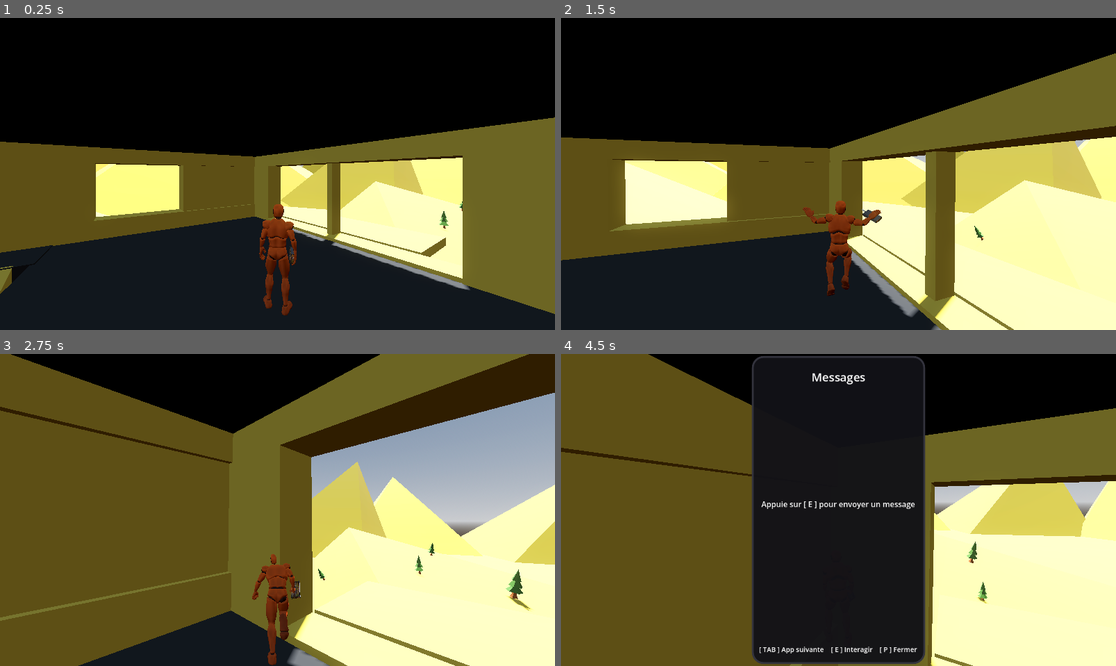
Above: before the commit, frames 1-4 (two rows, left to right).
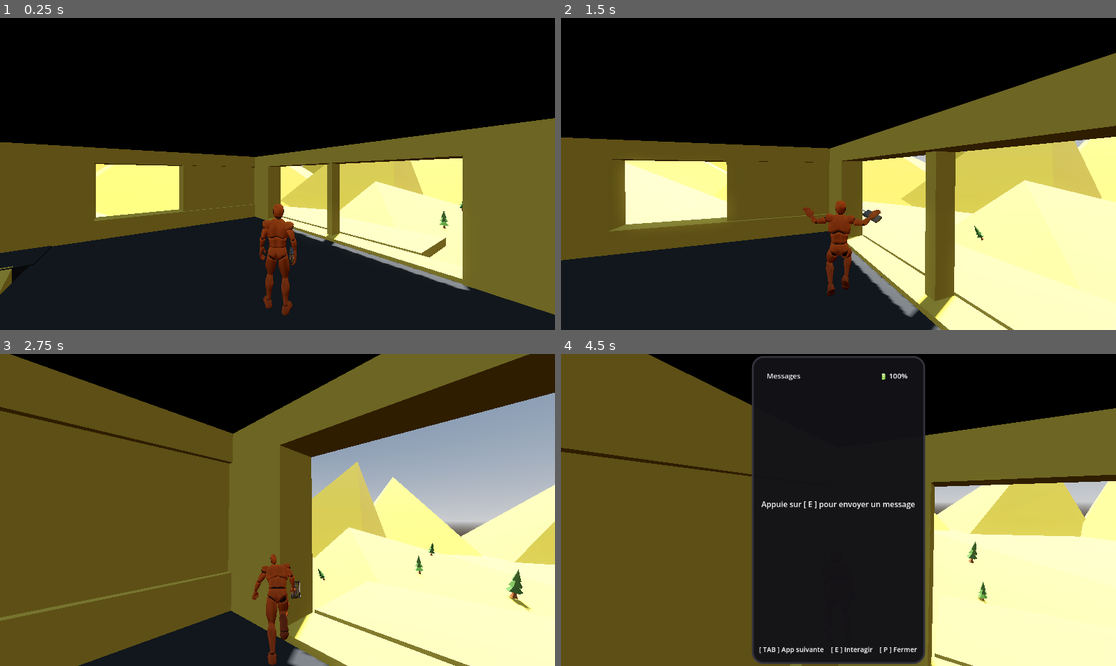
Above: after the commit, the same moments.

Repository: thewasmans/IGU-Summer-Jam-2026
Game: Godot game, scene res://scenes/main.tscn
Same seed, same stepped clock (60 frames per second), same inputs: the game is played once before the commit and once after it.
Inputs (mouse positions are in pixels of both pictures, inside the frame that each line leads up to):
- Up to frame 1 (0.25 s): no input
- Up to frame 2 (1.5 s): tap Enter at 0.5 s; move the mouse to (866, 174) at 0.52 s; hold E (action_interract) 0.53-1.28 s; hold W (action_forward) from 0.53 s (still down); click (866, 174) at 0.67 s; tap Space (jump) at 0.77 s; move the mouse to (810, 174) at 1.27 s; tap V (camera_mode_switch) at 1.35 s; click (810, 174) at 1.42 s
- Up to frame 3 (2.75 s): keep holding W (action_forward); tap Space (jump) at 1.52 s; move the mouse to (288, 503) at 2.02 s; hold Shift (sprint) from 2.03 s (still down); click (288, 503) at 2.17 s
- Up to frame 4 (4.5 s): keep holding W (action_forward); move the mouse to (832, 516) at 2.77 s; release Shift (sprint) at 2.78 s; tap Alt (walk) at 2.85 s; click (832, 516) at 2.92 s; tap Space (jump) at 3.02, 3.77, 4.25 s; move the mouse to (877, 513) at 3.52 s; tap P at 3.6 s; click (877, 513) at 3.67 s; move the mouse to (794, 506) at 4.27 s; tap Tab at 4.35 s; click (794, 506) at 4.42 s

The runs differ from the first frame. In frame 1, 0.6% of the frame differs, in the area x 0-100%, y 31-96%; in frame 2, 0.1%; in frame 3, less than 0.1%; in frame 4, 0.3%.

Commit message:
feat: add messages sms interractions

Diff:
--- a/content/prefabs/ui/phone.tscn
+++ b/content/prefabs/ui/phone.tscn
@@ -1,22 +1,24 @@
-[gd_scene format=3]
-
-[ext_resource type="Script" path="res://scripts/ui/phone_ui.gd" id="1_phoneui"]
+[gd_scene format=3 uid="uid://dhdv3e54beb3k"]
+
+[ext_resource type="Script" uid="uid://bf6m0yt38m0cb" path="res://scripts/ui/phone_ui.gd" id="1_phoneui"]
 [ext_resource type="Script" path="res://scripts/ui/phone_app.gd" id="2_homeapp"]
 [ext_resource type="Script" path="res://scripts/ui/phone_messages_app.gd" id="3_msgapp"]
+[ext_resource type="Script" uid="uid://vrrm36kqn1d7" path="res://scripts/ui/phone_secours_app.gd" id="4_secoursapp"]
+[ext_resource type="Script" path="res://scripts/ui/phone_geoloc_app.gd" id="5_geolocapp"]
 
 [sub_resource type="StyleBoxFlat" id="StyleBoxFlat_body"]
 bg_color = Color(0.07, 0.07, 0.09, 0.96)
-corner_radius_top_left = 24
-corner_radius_top_right = 24
-corner_radius_bottom_right = 24
-corner_radius_bottom_left = 24
 border_width_left = 4
 border_width_top = 4
 border_width_right = 4
 border_width_bottom = 4
 border_color = Color(0.2, 0.2, 0.24, 1)
-
-[node name="PhoneUI" type="Control" node_paths=PackedStringArray("app_name_label", "home_app", "messages_app")]
+corner_radius_top_left = 24
+corner_radius_top_right = 24
+corner_radius_bottom_right = 24
+corner_radius_bottom_left = 24
+
+[node name="PhoneUI" type="Control" unique_id=1887879878 node_paths=PackedStringArray("app_name_label", "home_app", "messages_app", "secours_app", "geoloc_app", "geoloc_icon")]
 layout_mode = 3
 anchors_preset = 15
 anchor_right = 1.0
@@ -25,11 +27,14 @@
 grow_vertical = 2
 mouse_filter = 2
 script = ExtResource("1_phoneui")
-app_name_label = NodePath("Body/Header")
+app_name_label = NodePath("Body/VBoxContainer/Header")
 home_app = NodePath("Body/Apps/Home")
 messages_app = NodePath("Body/Apps/Messages")
-
-[node name="Body" type="Panel" parent="."]
+secours_app = NodePath("Body/Apps/Secours")
+geoloc_app = NodePath("Body/Apps/Geoloc")
+geoloc_icon = NodePath("Body/VBoxContainer/GeolocIcon")
+
+[node name="Body" type="Panel" parent="." unique_id=582610286]
 layout_mode = 1
 anchors_preset = 8
 anchor_left = 0.5
@@ -45,19 +50,45 @@
 mouse_filter = 2
 theme_override_styles/panel = SubResource("StyleBoxFlat_body")
 
-[node name="Header" type="Label" parent="Body"]
-layout_mode = 1
-anchors_preset = 10
-anchor_right = 1.0
+[node name="VBoxContainer" type="HBoxContainer" parent="Body" unique_id=1062184125]
+layout_mode = 1
+offset_left = 12.0
 offset_top = 24.0
-offset_bottom = 64.0
-grow_horizontal = 2
-theme_override_font_sizes/font_size = 24
-text = "Accueil"
-horizontal_alignment = 1
-vertical_alignment = 1
-
-[node name="Apps" type="Control" parent="Body"]
+offset_right = 348.0
+offset_bottom = 58.0
+
+[node name="Header" type="Label" parent="Body/VBoxContainer" unique_id=1371267853]
+layout_mode = 2
+size_flags_horizontal = 3
+theme_override_font_sizes/font_size = 15
+text = "🧭"
+horizontal_alignment = 1
+vertical_alignment = 1
+
+[node name="GeolocIcon" type="Label" parent="Body/VBoxContainer"]
+layout_mode = 2
+theme_override_font_sizes/font_size = 15
+text = "📍"
+horizontal_alignment = 1
+vertical_alignment = 1
+visible = false
+
+[node name="Header2" type="Label" parent="Body/VBoxContainer" unique_id=102440066]
+layout_mode = 2
+size_flags_horizontal = 3
+theme_override_font_sizes/font_size = 15
+horizontal_alignment = 1
+vertical_alignment = 1
+
+[node name="Header3" type="Label" parent="Body/VBoxContainer" unique_id=116720696]
+layout_mode = 2
+size_flags_horizontal = 3
+theme_override_font_sizes/font_size = 15
+text = " 🔋 100%"
+horizontal_alignment = 1
+vertical_alignment = 1
+
+[node name="Apps" type="Control" parent="Body" unique_id=876452269]
 layout_mode = 1
 anchors_preset = 15
 anchor_right = 1.0
@@ -68,7 +99,7 @@
 grow_vertical = 2
 mouse_filter = 2
 
-[node name="Home" type="Control" parent="Body/Apps" node_paths=PackedStringArray()]
+[node name="Home" type="Control" parent="Body/Apps" unique_id=2112276678]
 layout_mode = 1
 anchors_preset = 15
 anchor_right = 1.0
@@ -79,7 +110,7 @@
 script = ExtResource("2_homeapp")
 app_name = "Accueil"
 
-[node name="Label" type="Label" parent="Body/Apps/Home"]
+[node name="Label" type="Label" parent="Body/Apps/Home" unique_id=1688298051]
 layout_mode = 1
 anchors_preset = 15
 anchor_right = 1.0
@@ -91,7 +122,7 @@
 vertical_alignment = 1
 autowrap_mode = 2
 
-[node name="Messages" type="Control" parent="Body/Apps" node_paths=PackedStringArray("message_label", "hint_label")]
+[node name="Messages" type="Control" parent="Body/Apps" unique_id=310802204 node_paths=PackedStringArray("message_label", "hint_label")]
 layout_mode = 1
 anchors_preset = 15
 anchor_right = 1.0
@@ -100,11 +131,11 @@
 grow_vertical = 2
 mouse_filter = 2
 script = ExtResource("3_msgapp")
-app_name = "Messages"
 message_label = NodePath("MessageLabel")
 hint_label = NodePath("HintLabel")
-
-[node name="MessageLabel" type="Label" parent="Body/Apps/Messages"]
+app_name = "Messages"
+
+[node name="MessageLabel" type="Label" parent="Body/Apps/Messages" unique_id=1429997279]
 layout_mode = 1
 anchors_preset = 15
 anchor_right = 1.0
@@ -117,7 +148,7 @@
 vertical_alignment = 1
 autowrap_mode = 2
 
-[node name="HintLabel" type="Label" parent="Body/Apps/Messages"]
+[node name="HintLabel" type="Label" parent="Body/Apps/Messages" unique_id=365379855]
 layout_mode = 1
 anchors_preset = 12
 anchor_top = 1.0
@@ -127,11 +158,91 @@
 grow_horizontal = 2
 grow_vertical = 0
 theme_override_font_sizes/font_size = 14
-text = ""
-horizontal_alignment = 1
-vertical_alignment = 1
-
-[node name="Footer" type="Label" parent="Body"]
+horizontal_alignment = 1
+vertical_alignment = 1
+
+[node name="Secours" type="Control" parent="Body/Apps" unique_id=1590433112 node_paths=PackedStringArray("message_label", "hint_label")]
+layout_mode = 1
+anchors_preset = 15
+anchor_right = 1.0
+anchor_bottom = 1.0
+grow_horizontal = 2
+grow_vertical = 2
+mouse_filter = 2
+script = ExtResource("4_secoursapp")
+delay_per_character = 0.1
+max_delay = 10.0
+message_label = NodePath("MessageLabel")
+hint_label = NodePath("HintLabel")
+app_name = "Secours"
+
+[node name="MessageLabel" type="Label" parent="Body/Apps/Secours" unique_id=1506889876]
+layout_mode = 1
+anchors_preset = 15
+anchor_right = 1.0
+anchor_bottom = 1.0
+offset_bottom = -40.0
+grow_horizontal = 2
+grow_vertical = 2
+text = "Aucun réseau disponible"
+horizontal_alignment = 1
+vertical_alignment = 1
+autowrap_mode = 2
+
+[node name="HintLabel" type="Label" parent="Body/Apps/Secours" unique_id=1872980262]
+layout_mode = 1
+anchors_preset = 12
+anchor_top = 1.0
+anchor_right = 1.0
+anchor_bottom = 1.0
+offset_top = -40.0
+grow_horizontal = 2
+grow_vertical = 0
+theme_override_font_sizes/font_size = 14
+text = "Indisponible"
+horizontal_alignment = 1
+vertical_alignment = 1
+
+[node name="Geoloc" type="Control" parent="Body/Apps" node_paths=PackedStringArray("message_label", "hint_label")]
+layout_mode = 1
+anchors_preset = 15
+anchor_right = 1.0
+anchor_bottom = 1.0
+grow_horizontal = 2
+grow_vertical = 2
+mouse_filter = 2
+script = ExtResource("5_geolocapp")
+message_label = NodePath("MessageLabel")
+hint_label = NodePath("HintLabel")
+app_name = "Géolocalisation"
+
+[node name="MessageLabel" type="Label" parent="Body/Apps/Geoloc"]
+layout_mode = 1
+anchors_preset = 15
+anchor_right = 1.0
+anchor_bottom = 1.0
+offset_bottom = -40.0
+grow_horizontal = 2
+grow_vertical = 2
+text = "Appuie sur [ E ] pour activer la géolocalisation"
+horizontal_alignment = 1
+vertical_alignment = 1
+autowrap_mode = 2
+
+[node name="HintLabel" type="Label" parent="Body/Apps/Geoloc"]
+layout_mode = 1
+anchors_preset = 12
+anchor_top = 1.0
+anchor_right = 1.0
+anchor_bottom = 1.0
+offset_top = -40.0
+grow_horizontal = 2
+grow_vertical = 0
+theme_override_font_sizes/font_size = 14
+horizontal_alignment = 1
+vertical_alignment = 1
+
+[node name="Footer" type="Label" parent="Body" unique_id=118428970]
 layout_mode = 1
 anchors_preset = 12
 anchor_top = 1.0
--- /dev/null
+++ b/data/new_resource.tres
@@ -0,0 +1,7 @@
+[gd_resource type="Resource" script_class="Dialogue" format=3 uid="uid://bxmmcaq3fkqsx"]
+
+[ext_resource type="Script" uid="uid://dgkt1fcechioc" path="res://scripts/data/dialogue.gd" id="1_q4uwo"]
+
+[resource]
+script = ExtResource("1_q4uwo")
+metadata/_custom_type_script = "uid://dgkt1fcechioc"
--- a/scenes/main.tscn
+++ b/scenes/main.tscn
@@ -72,7 +72,7 @@
 [node name="Global" type="Node" parent="." unique_id=1992404025]
 
 [node name="PlayerCharacter" parent="Global" unique_id=1913778194 instance=ExtResource("1_o5qli")]
-transform = Transform3D(1, 0, 0, 0, 1, 0, 0, 0, 1, 2.2000885, 4.8317327, -6.7876606)
+transform = Transform3D(1, 0, 0, 0, 1, 0, 0, 0, 1, 2.2041013, 4.845208, -6.7919865)
 
 [node name="StormTimer" type="Timer" parent="Global" unique_id=730841255]
 wait_time = 5.0
@@ -150,7 +150,7 @@
 [node name="AreaGeoloc" parent="Level/Geoloc" unique_id=1863945794 instance=ExtResource("3_sugp2")]
 transform = Transform3D(1, 0, 0, 0, 1, 0, 0, 0, 1, -0.35213518, -1.7872602, -16.399822)
 interract_type = "Wait"
-locked_by_facts = Array[String](["events/storm_happend"])
+locked_by_facts = Array[String](["events/storm_happend", "geoloc_activated"])
 
 [node name="CollisionShape" parent="Level/Geoloc/AreaGeoloc" index="0" unique_id=1971436032]
 shape = SubResource("SphereShape3D_ya4ey")
@@ -158,7 +158,7 @@
 [node name="AreaGeoloc2" parent="Level/Geoloc" unique_id=1019318091 instance=ExtResource("3_sugp2")]
 transform = Transform3D(1, 0, 0, 0, 1, 0, 0, 0, 1, 8.937962, -1.7872602, -9.010808)
 interract_type = "Wait"
-locked_by_facts = Array[String](["events/storm_happend"])
+locked_by_facts = Array[String](["events/storm_happend", "geoloc_activated"])
 
 [node name="CollisionShape" parent="Level/Geoloc/AreaGeoloc2" index="0" unique_id=1971436032]
 transform = Transform3D(1, 0, 0, 0, 1, 0, 0, 0, 1, 3.152645, 0, 7.7116857)
@@ -167,7 +167,7 @@
 [node name="AreaGeoloc3" parent="Level/Geoloc" unique_id=2134281181 instance=ExtResource("3_sugp2")]
 transform = Transform3D(1, 0, 0, 0, 1, 0, 0, 0, 1, 8.148125, 6.9661093, -22.25585)
 interract_type = "Wait"
-locked_by_facts = Array[String](["events/storm_happend"])
+locked_by_facts = Array[String](["events/storm_happend", "geoloc_activated"])
 
 [node name="CollisionShape" parent="Level/Geoloc/AreaGeoloc3" index="0" unique_id=1971436032]
 transform = Transform3D(1, 0, 0, 0, 1, 0, 0, 0, 1, 3.152645, 0, 7.7116857)
--- /dev/null
+++ b/scripts/ui/phone_geoloc_app.gd
@@ -0,0 +1,30 @@
+class_name PhoneGeolocApp
+extends PhoneApp
+
+## Fact set to true once the player activates geolocation.
+@export var fact_key: String = "geoloc_activated"
+
+@export var message_label: Label
+@export var hint_label: Label
+
+var _activated: bool = false
+
+func _ready() -> void:
+	if not Facts.has_fact(fact_key):
+		Facts.set_fact(fact_key, false)
+	_update_display()
+
+func interact() -> void:
+	if _activated:
+		return
+	_activated = true
+	Facts.set_fact(fact_key, true)
+	_update_display()
+
+func _update_display() -> void:
+	if _activated:
+		message_label.text = "Géolocalisation activée."
+		hint_label.text = "Position partagée avec les secours"
+	else:
+		message_label.text = "Appuie sur [ E ] pour activer la géolocalisation"
+		hint_label.text = ""
--- /dev/null
+++ b/scripts/ui/phone_secours_app.gd
@@ -0,0 +1,79 @@
+class_name PhoneSecoursApp
+extends PhoneApp
+
+enum State { IDLE, CONFIRM, CALLING, DONE }
+
+@export var storm_fact_key: String = "events/storm_happend"
+## Fact set as soon as the call is confirmed by the player.
+@export var fact_key: String = "secours_called"
+## Fact set once every message from the emergency services has arrived.
+@export var completion_fact_key: String = "secours_instructions_received"
+
+## Message sent by the player once the call is confirmed.
+@export var caller_message: String = "Besoin d'aide, la tempête a tout dévasté ici !"
+## Messages sent one by one by the emergency services after the call, each delayed by message_delay.
+@export var messages: Array[String] = [
+	"Nous avons bien reçu votre demande.",
+	"On va vous envoyer une équipe.",
+	"Mais nous avons besoin de vous localiser.",
+	"Et on va vous donner des instructions pour vous garder en sécurité jusqu'à l'arrivée.",
+	"Pour vous localiser vous devez activer votre géolocalisation.",
+]
+## Minimum delay before a message arrives, regardless of its length.
+@export_custom(PROPERTY_HINT_NONE, "suffix:seconds") var base_delay: float = 0.5
+## Extra delay added per character in the message, so longer messages take longer to arrive.
+@export_custom(PROPERTY_HINT_NONE, "suffix:seconds") var delay_per_character: float = 0.03
+## Upper bound on the delay, so very long messages don't take forever to arrive.
+@export_custom(PROPERTY_HINT_NONE, "suffix:seconds") var max_delay: float = 4.0
+
+@export var message_label: Label
+@export var hint_label: Label
+
+var _state: State = State.IDLE
+
+func _ready() -> void:
+	Facts.listen_fact(storm_fact_key, func(_value: Variant, _previous: Variant) -> void:
+		_update_display()
+	)
+	_update_display()
+
+func interact() -> void:
+	if not _is_storm_active():
+		return
+	match _state:
+		State.IDLE:
+			_state = State.CONFIRM
+			message_label.text = "Appeler les secours ?"
+			hint_label.text = "Appuie sur [ E ] pour confirmer"
+		State.CONFIRM:
+			_state = State.CALLING
+			Facts.set_fact(fact_key, true)
+			message_label.text = "Vous: %s" % caller_message
+			hint_label.text = "Appel en cours..."
+			_play_messages()
+		State.CALLING, State.DONE:
+			pass
+
+func _play_messages() -> void:
+	for message in messages:
+		await get_tree().create_timer(_delay_for_message(message)).timeout
+		message_label.text += "\nSecours: %s" % message
+	_state = State.DONE
+	hint_label.text = "Instructions reçues"
+	Facts.set_fact(completion_fact_key, true)
+
+func _delay_for_message(message: String) -> float:
+	return clampf(base_delay + message.length() * delay_per_character, base_delay, max_delay)
+
+func _update_display() -> void:
+	if _state != State.IDLE:
+		return
+	if _is_storm_active():
+		message_label.text = "Appuie sur [ E ] pour appeler les secours"
+		hint_label.text = ""
+	else:
+		message_label.text = "Aucun réseau disponible"
+		hint_label.text = "Indisponible"
+
+func _is_storm_active() -> bool:
+	return Facts.get_fact(storm_fact_key) == true
--- a/scripts/ui/phone_ui.gd
+++ b/scripts/ui/phone_ui.gd
@@ -4,16 +4,23 @@
 @export var app_name_label: Label
 @export var home_app: PhoneApp
 @export var messages_app: PhoneMessagesApp
+@export var secours_app: PhoneSecoursApp
+@export var geoloc_app: PhoneGeolocApp
+@export var geoloc_icon: Control
 
 var apps: Array[PhoneApp]:
 	get:
-		return [home_app, messages_app]
+		return [home_app, messages_app, secours_app, geoloc_app]
 
 var _current_app_index: int = 0
 
 func _ready() -> void:
 	hide()
 	_update_current_app()
+	Facts.listen_fact(geoloc_app.fact_key, func(value: Variant, _previous: Variant) -> void:
+		geoloc_icon.visible = value == true
+	)
+	geoloc_icon.visible = Facts.get_fact(geoloc_app.fact_key) == true
 
 func open() -> void:
 	_current_app_index = 0
Not shown: 1 places in scenes/main.tscn that only renumber resources
Not shown, added: scripts/ui/phone_geoloc_app.gd.uid
Not shown, added: scripts/ui/phone_secours_app.gd.uid
